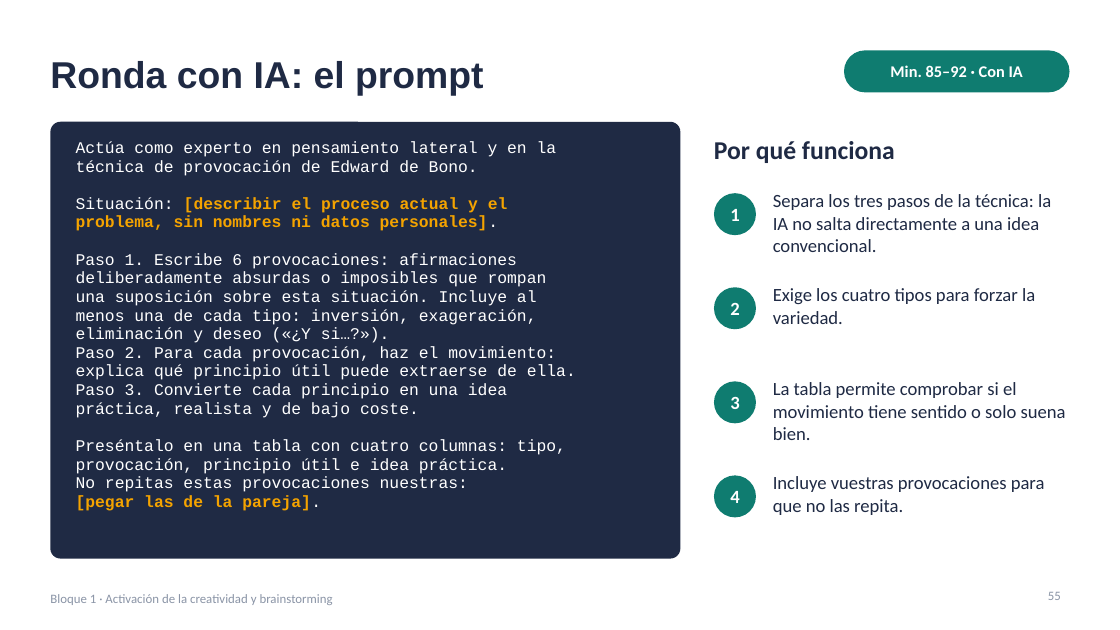
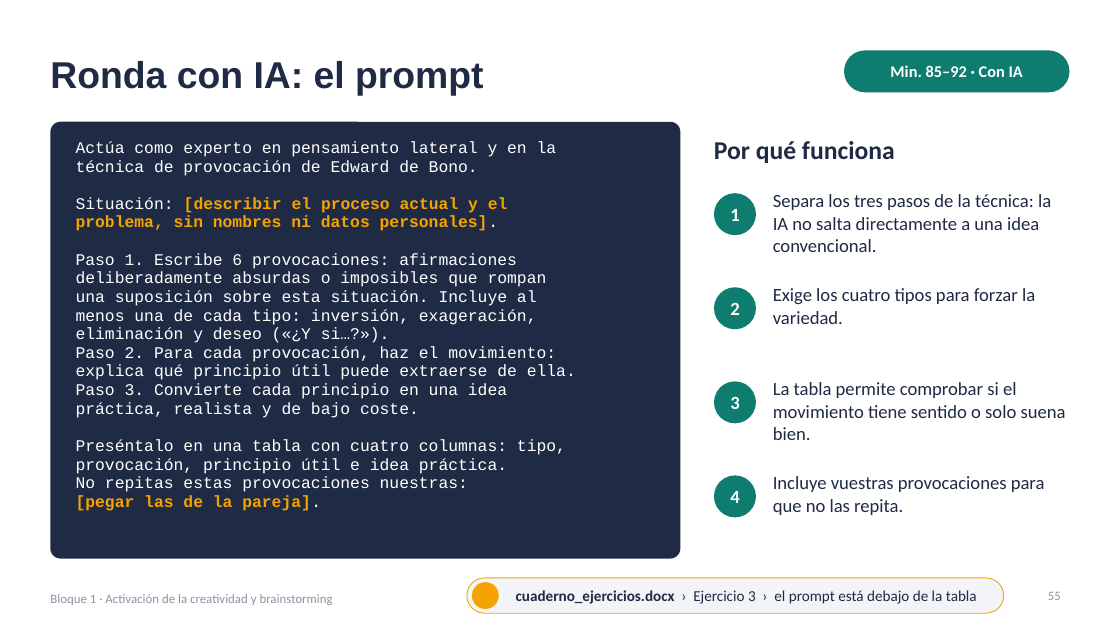
Before and after one commit to jjnieto/creatividad-ofimatica-ia, a slide deck: slide 55 of diapositivas/Curso.pptx. Drawn at 1120x630 pixels with LibreOffice and Linux fonts; fonts in the diff are those of the drawing; background and template pictures are left out. Boxes give left, top, right and bottom in pixels: in the first picture for what was removed or moved away, otherwise in the second. Text is boxed around its words. In the diff, an @@ line names an element or a change of style, - is before the commit and + after.

```diff
--- a/diapositivas/Curso.pptx
+++ b/diapositivas/Curso.pptx
@@ rounded rectangle added at (467, 578, 1004, 613), fill #F2F4F8, outline #F4A300 0.75 pt, 13 pt, text #1F2A44 @@
+cuaderno_ejercicios.docx › Ejercicio 3 › el prompt está debajo de la tabla
@@ ellipse added at (472, 582, 499, 609), fill #F4A300 @@
```
Also in this commit, not shown: 32 other slides changed, 1 other file.
